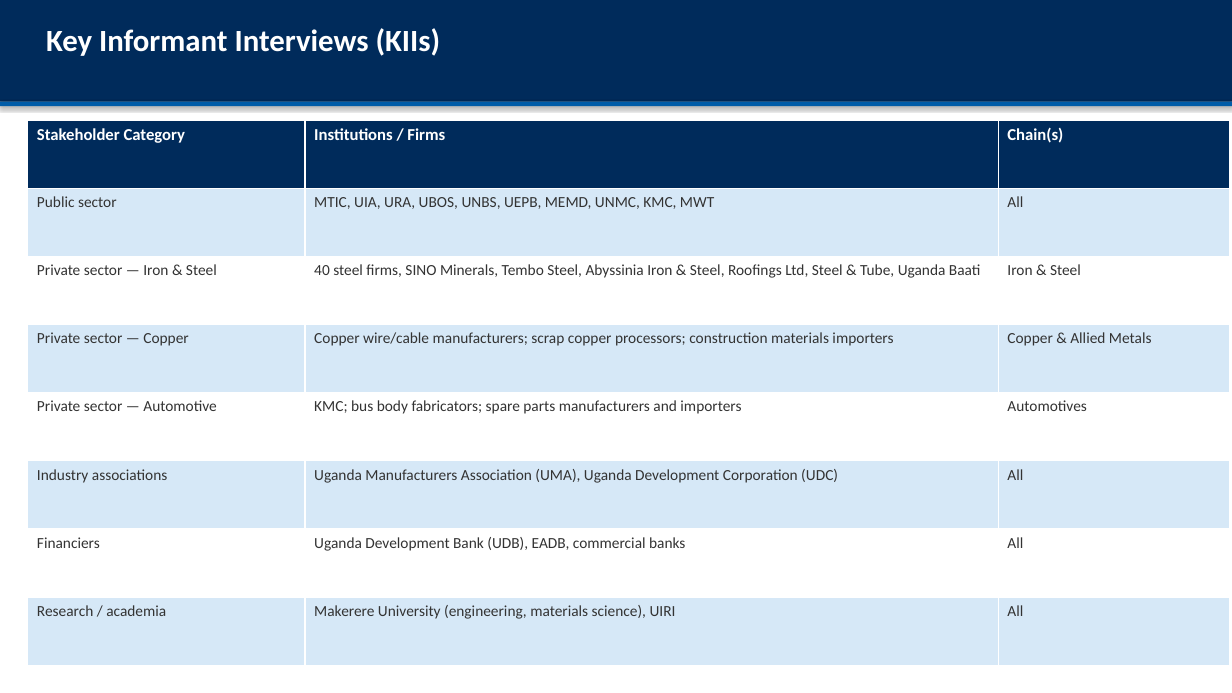
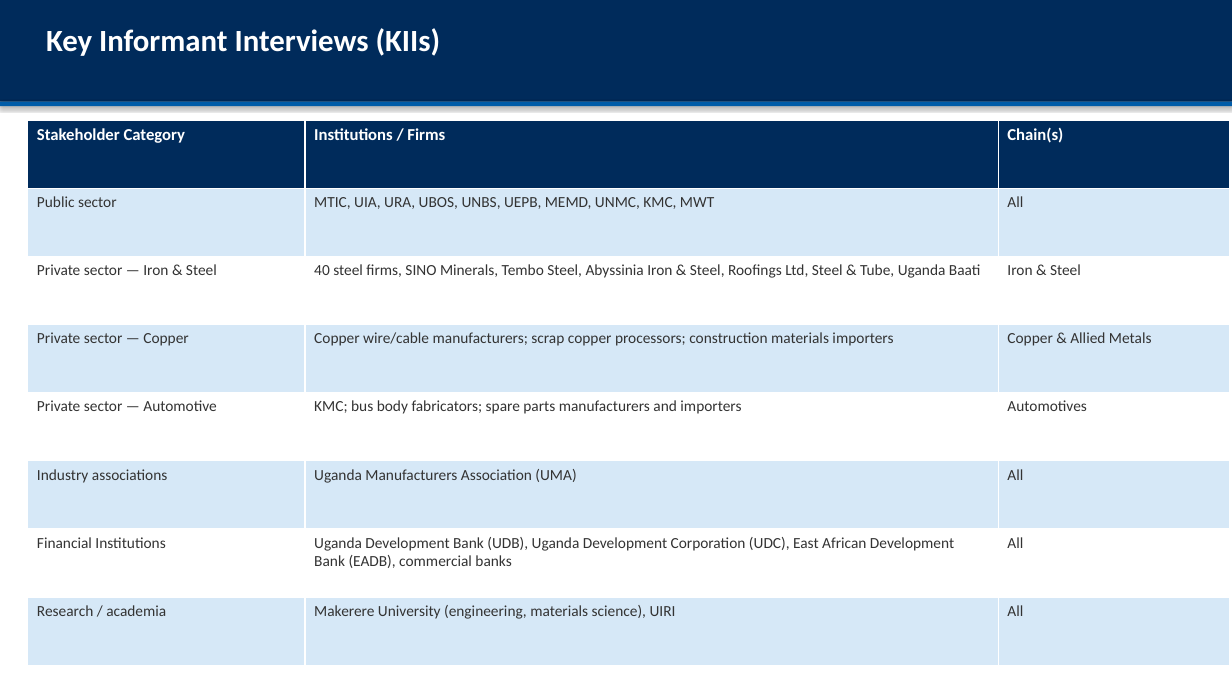
Before and after one commit to MTIC-Uganda/industrial_diagnostic_study, a slide deck: slide 14 of report/inception-report-1.pptx. Drawn at 1232x693 pixels with LibreOffice and Linux fonts; fonts in the diff are those of the drawing. Boxes give left, top, right and bottom in pixels: in the first picture for what was removed or moved away, otherwise in the second. Text is boxed around its words. In the diff, an @@ line names an element or a change of style, - is before the commit and + after.

```diff
--- a/report/inception-report-1.pptx
+++ b/report/inception-report-1.pptx
@@ table at [28,120,1229,665] @@
-row 6, column 2: Uganda Manufacturers Association (UMA), Uganda Development Corporation (UDC)
+row 6, column 2: Uganda Manufacturers Association (UMA)
-row 7, column 1: Financiers
+row 7, column 1: Financial Institutions
-row 7, column 2: Uganda Development Bank (UDB), EADB, commercial banks
+row 7, column 2: Uganda Development Bank (UDB), Uganda Development Corporation (UDC), East African Development Bank (EADB), commercial banks
```
Also in this commit, not shown: 1 other slide changed, 6 other files.
